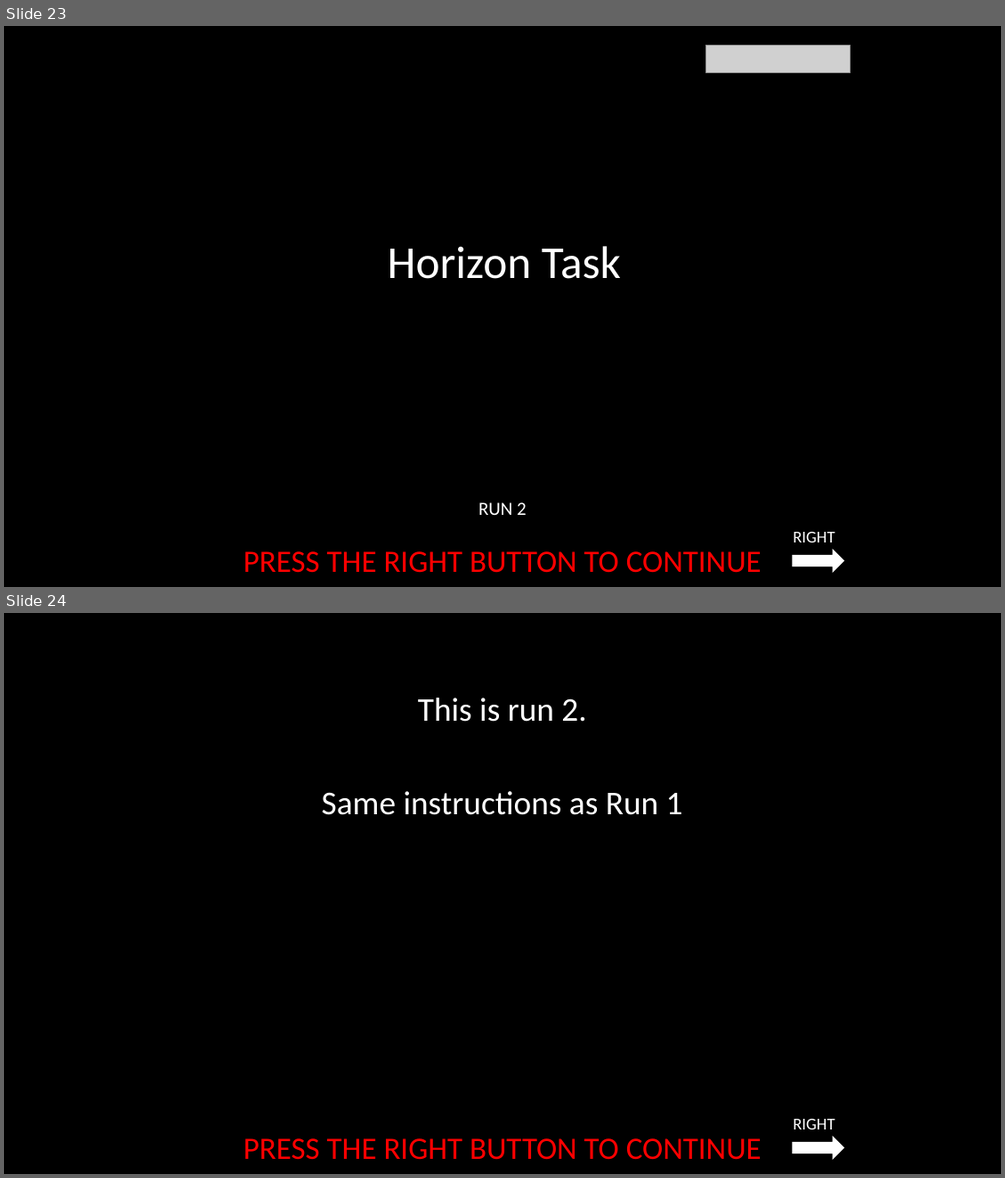
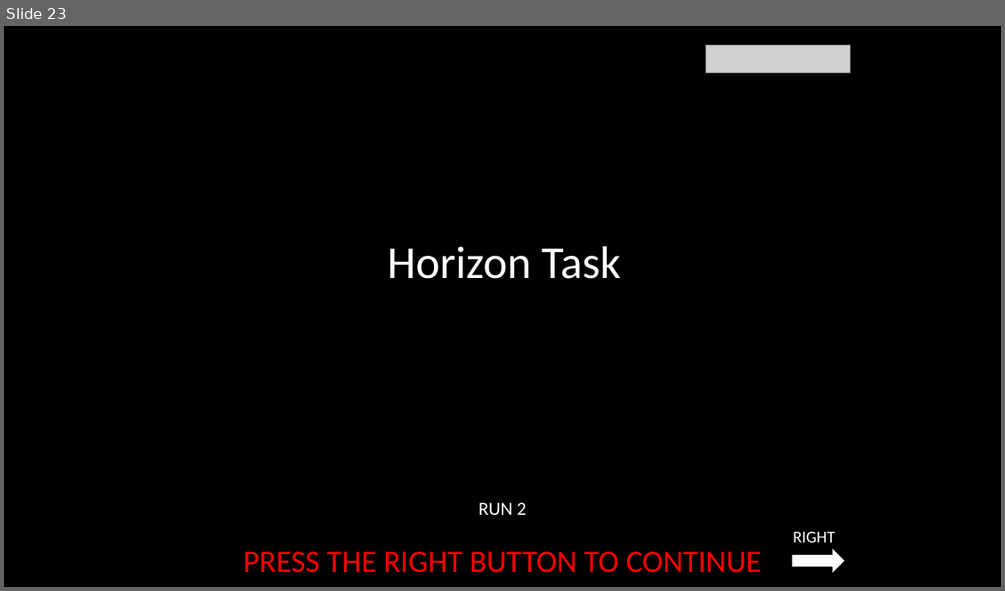
Before and after one commit to laureate-institute-for-brain-research/StimToolOnline, a slide deck: public/js/tasks/horizon/media/horizonInstructions_RSS.pptx. Shown one above the other, each under a label of ours: slides 23 and 24 before the commit, slide 23 after it. The pictures are 1005x1178 and 1005x591 pixels, drawn with LibreOffice and Linux fonts; fonts in the diff are those of the drawing; grey boxes stand for pictures. Boxes give left, top, right and bottom in pixels: in the first picture for what was removed or moved away, otherwise in the second. Text is boxed around its words. In the diff, an @@ line names an element or a change of style, - is before the commit and + after.

```diff
--- a/public/js/tasks/horizon/media/horizonInstructions_RSS.pptx
+++ b/public/js/tasks/horizon/media/horizonInstructions_RSS.pptx
@@ slide 24 removed at [4, 613, 1001, 1174], background #000000 @@
@@ text removed at [322, 698, 683, 815] @@
-This is run 2.
-Same instructions as Run 1
@@ text removed at [793, 1119, 834, 1129] @@
-RIGHT
@@ text removed at [243, 1138, 761, 1159] @@
-PRESS THE RIGHT BUTTON TO CONTINUE
@@ right arrow removed at [793, 1135, 844, 1159] @@
```
Also in this commit, not shown: 2 slides changed, 55 other files.
